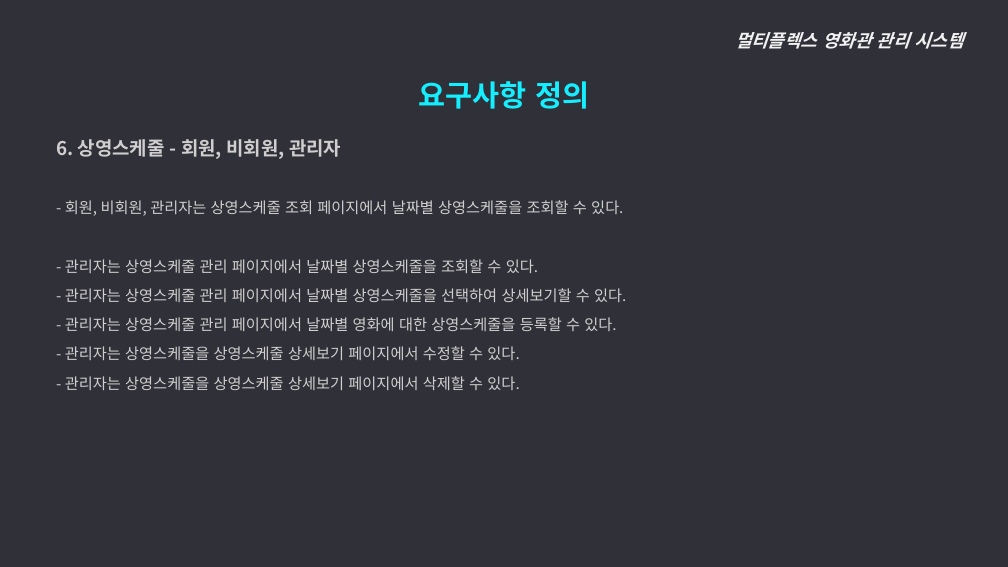
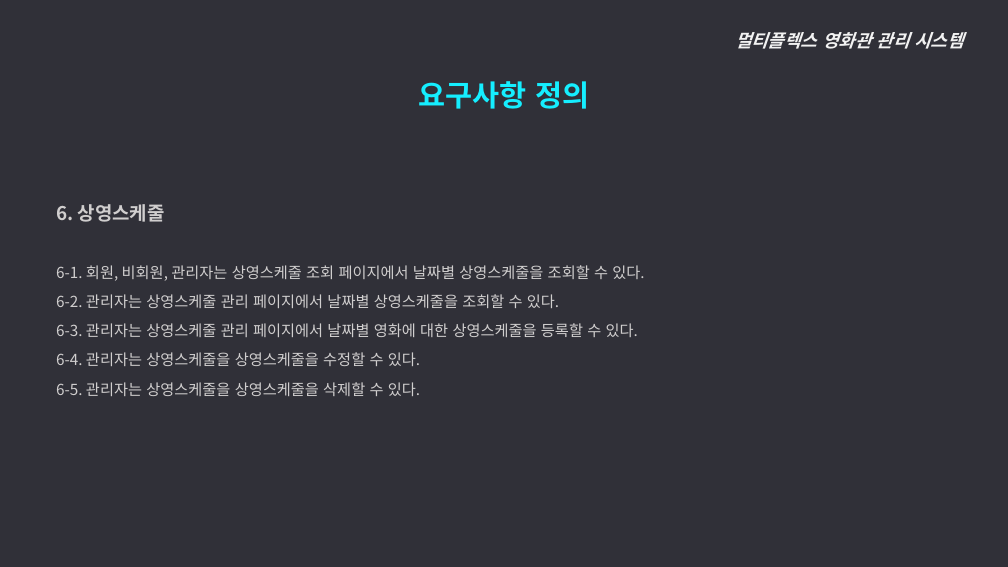
Before and after one commit to ywc-412/MultiplexTeamProject, a slide deck: slide 15 of 2조 시스템개요, 요구사항 정의.pptx (slide 14 before the commit). Drawn at 1008x567 pixels with LibreOffice and Linux fonts; fonts in the diff are those of the drawing. Boxes give left, top, right and bottom in pixels: in the first picture for what was removed or moved away, otherwise in the second. Text is boxed around its words. In the diff, an @@ line names an element or a change of style, - is before the commit and + after.

Commit message:
PPT, 요구사항정의 수정
메뉴구조도에서 할인정보 뺌

```diff
--- a/2조 시스템개요, 요구사항 정의.pptx
+++ b/2조 시스템개요, 요구사항 정의.pptx
@@ text at [56, 204, 644, 396]: text changed @@
-  6. 상영스케줄 - 회원, 비회원, 관리자
-  - 회원, 비회원, 관리자는 상영스케줄 조회 페이지에서 날짜별 상영스케줄을 조회할 수 있다.
-  - 관리자는 상영스케줄 관리 페이지에서 날짜별 상영스케줄을 조회할 수 있다.
-  - 관리자는 상영스케줄 관리 페이지에서 날짜별 상영스케줄을 선택하여 상세보기할 수 있다.
-  - 관리자는 상영스케줄 관리 페이지에서 날짜별 영화에 대한 상영스케줄을 등록할 수 있다.
-  - 관리자는 상영스케줄을 상영스케줄 상세보기 페이지에서 수정할 수 있다.
-  - 관리자는 상영스케줄을 상영스케줄 상세보기 페이지에서 삭제할 수 있다.
+  6. 상영스케줄
+  6-1. 회원, 비회원, 관리자는 상영스케줄 조회 페이지에서 날짜별 상영스케줄을 조회할 수 있다.
+  6-2. 관리자는 상영스케줄 관리 페이지에서 날짜별 상영스케줄을 조회할 수 있다.
+  6-3. 관리자는 상영스케줄 관리 페이지에서 날짜별 영화에 대한 상영스케줄을 등록할 수 있다.
+  6-4. 관리자는 상영스케줄을 상영스케줄을 수정할 수 있다.
+  6-5. 관리자는 상영스케줄을 상영스케줄을 삭제할 수 있다.
```
Also in this commit, not shown: 15 other slides changed, 1 slide added, 4 slides removed, 2 other files.
